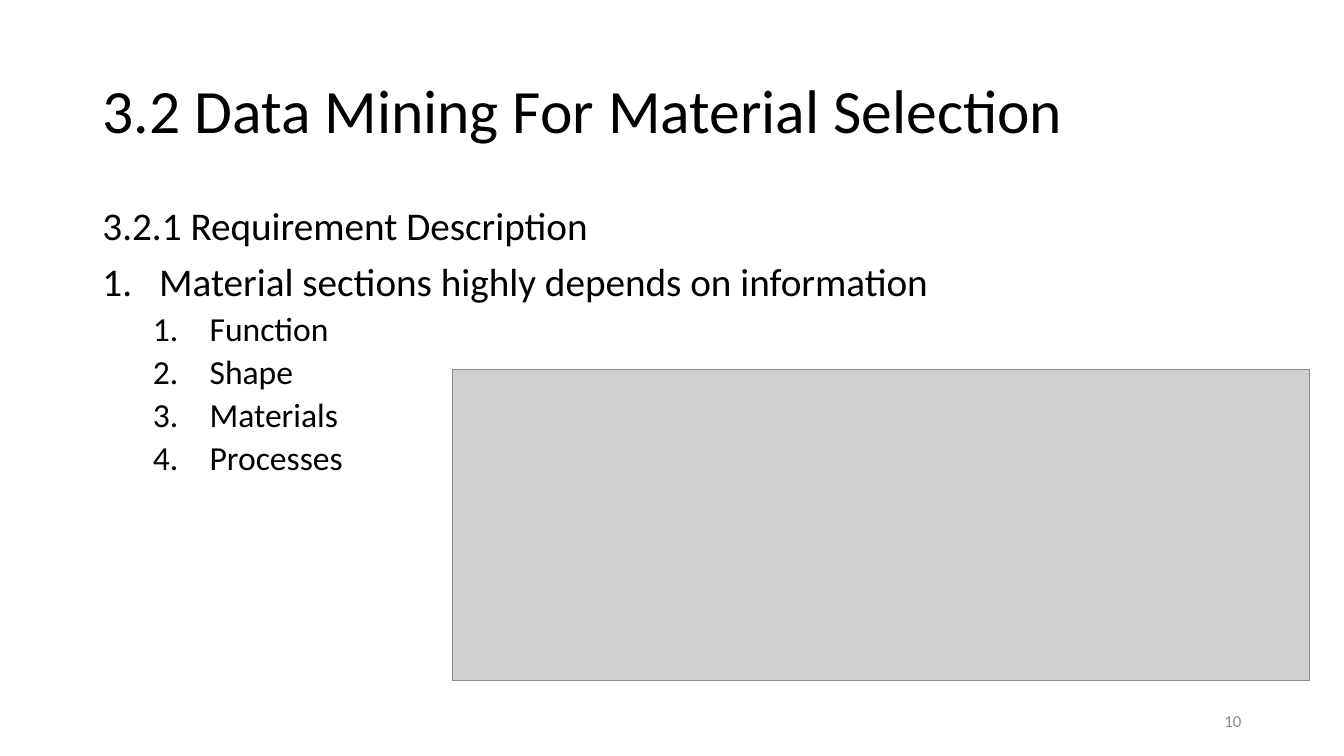
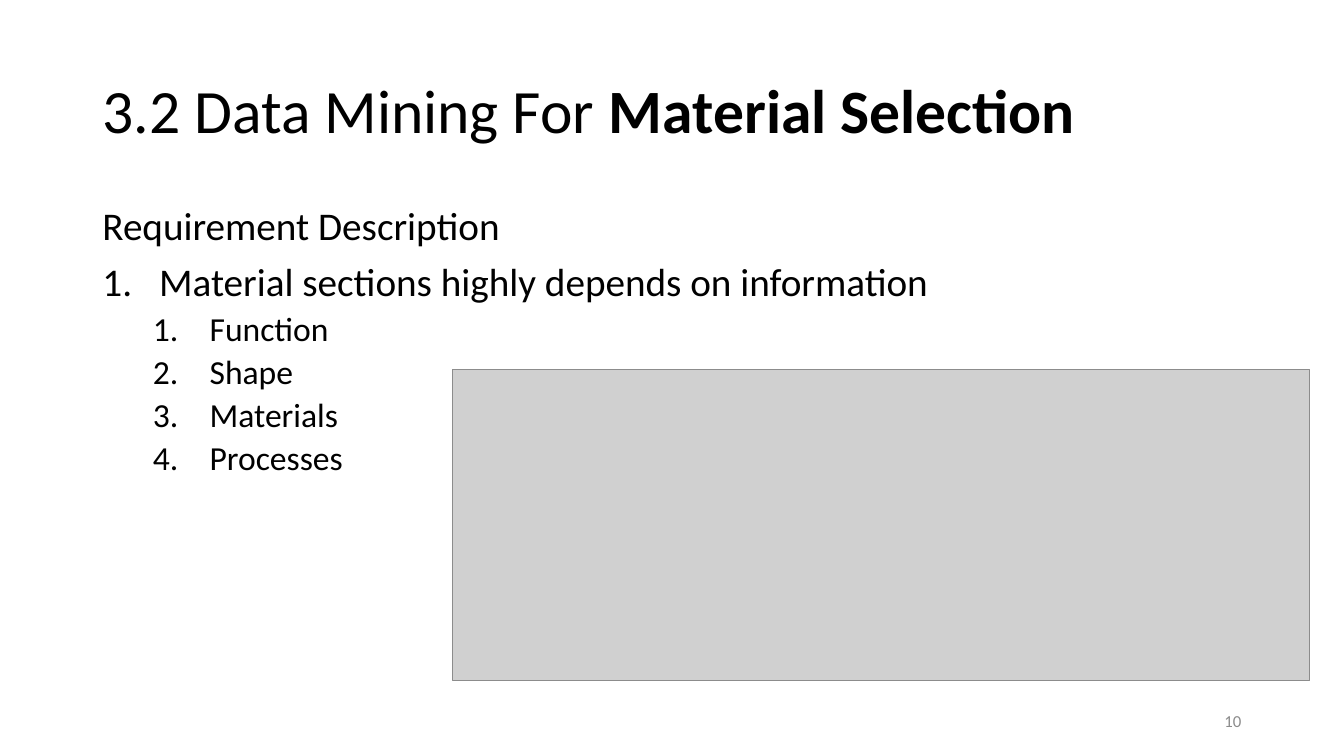
Before and after one commit to qkaTlehdrnf/ppt, a slide deck: slide 10 of 6.pptx. Drawn at 1344x756 pixels with LibreOffice and Linux fonts; fonts in the diff are those of the drawing; grey boxes stand for pictures. Boxes give left, top, right and bottom in pixels: in the first picture for what was removed or moved away, otherwise in the second. Text is boxed around its words. In the diff, an @@ line names an element or a change of style, - is before the commit and + after.

```diff
--- a/6.pptx
+++ b/6.pptx
@@ title "3.2 Data Mining For Material ..." at (102,89,1075,144): bold on in "Material Selection" @@
@@ text at (102,213,499,247): text changed @@
-3.2.1 Requirement Description
+Requirement Description
```
Also in this commit, not shown: 5 other slides changed.
